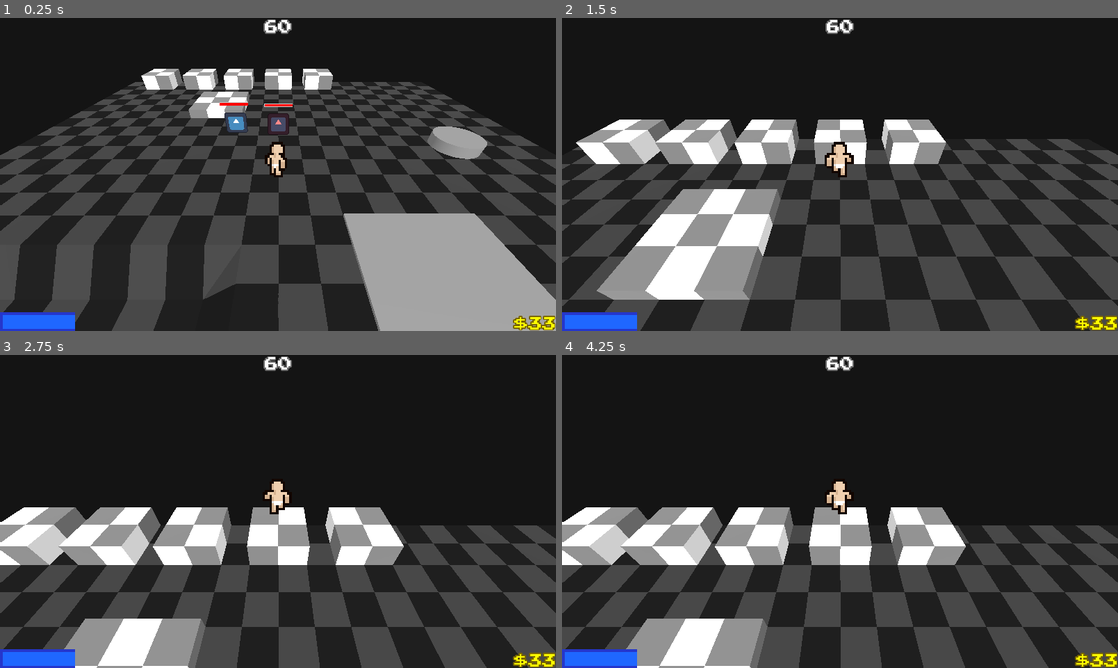
Above: before the commit, frames 1-4 (two rows, left to right).
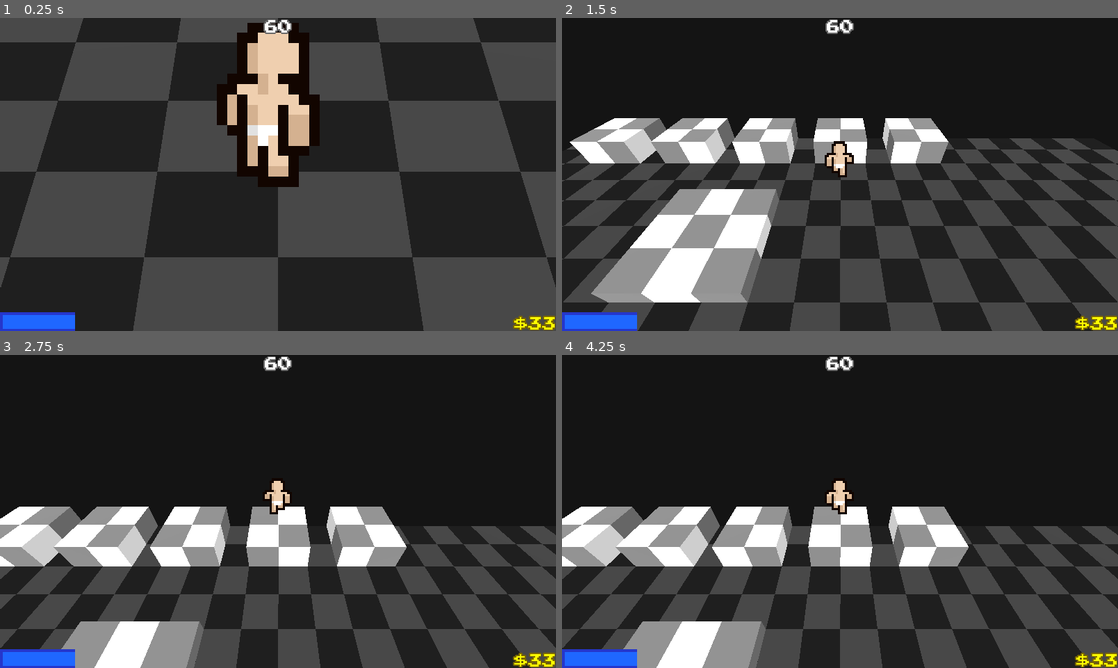
Above: after the commit, the same moments.

Repository: jacob-herrera/LD55
Game: Godot game, scene res://scenes/game.tscn
The game is run twice, just before and just after one commit, with the same random seed, the same clock (stepped at 60 frames per second) and the same inputs. The engine's default icon, where the game draws it, is replaced by a stand-in: a white triangle on a blue panel in a dark square.
Inputs (mouse positions are in pixels of both pictures, inside the frame that each line leads up to):
- Up to frame 1 (0.25 s): no input
- Up to frame 2 (1.5 s): tap Enter (ui_accept) at 0.5 s; move the mouse to (867, 174) at 0.52 s; hold W (move_forward) from 0.53 s (still down); tap F (pickup) at 0.6, 1.35 s; tap Space (jump) at 0.77 s; move the mouse to (812, 174) at 1.27 s
- Up to frame 3 (2.75 s): keep holding W (move_forward); tap Space (jump) at 1.52 s; move the mouse to (289, 505) at 2.02 s; tap F (pickup) at 2.1 s
- Up to frame 4 (4.25 s): keep holding W (move_forward); tap Enter (ui_accept) at 2.75 s; move the mouse to (834, 517) at 2.77 s; tap F (pickup) at 2.85, 3.6 s; tap Space (jump) at 3.02, 3.77 s; move the mouse to (878, 514) at 3.52 s

The runs differ from the first frame. In frame 1, 60% of the frame differs, in the area x 0-100%, y 0-100%; in frame 2, 8.1%; in frame 3, 6.0%; in frame 4, 6.0%.

Commit message:
removed camera3d in character

Diff:
--- a/scenes/game.tscn
+++ b/scenes/game.tscn
@@ -843,9 +843,6 @@
 lower_fade = 0.0304595
 cull_mask = 1048559
 
-[node name="Camera3D" type="Camera3D" parent="Character"]
-transform = Transform3D(1, 0, 0, 0, 0.766044, 0.642788, 0, -0.642788, 0.766044, 0, 2.5, 3)
-
 [node name="AnimationPlayer" type="AnimationPlayer" parent="Character"]
 libraries = {
 "": SubResource("AnimationLibrary_3crut")
@@ -905,7 +902,7 @@
 
 [node name="Camera3D" type="Camera3D" parent="."]
 transform = Transform3D(1, 0, 0, 0, 0.766044, 0.642788, 0, -0.642788, 0.766044, 0, 2.5, 3)
-fov = 74.9804
+fov = 74.6142
 
 [node name="PhantomCameraHost" type="Node" parent="Camera3D"]
 script = ExtResource("13_2hxcw")
Not shown: 4 places in scenes/game.tscn that only renumber resources
